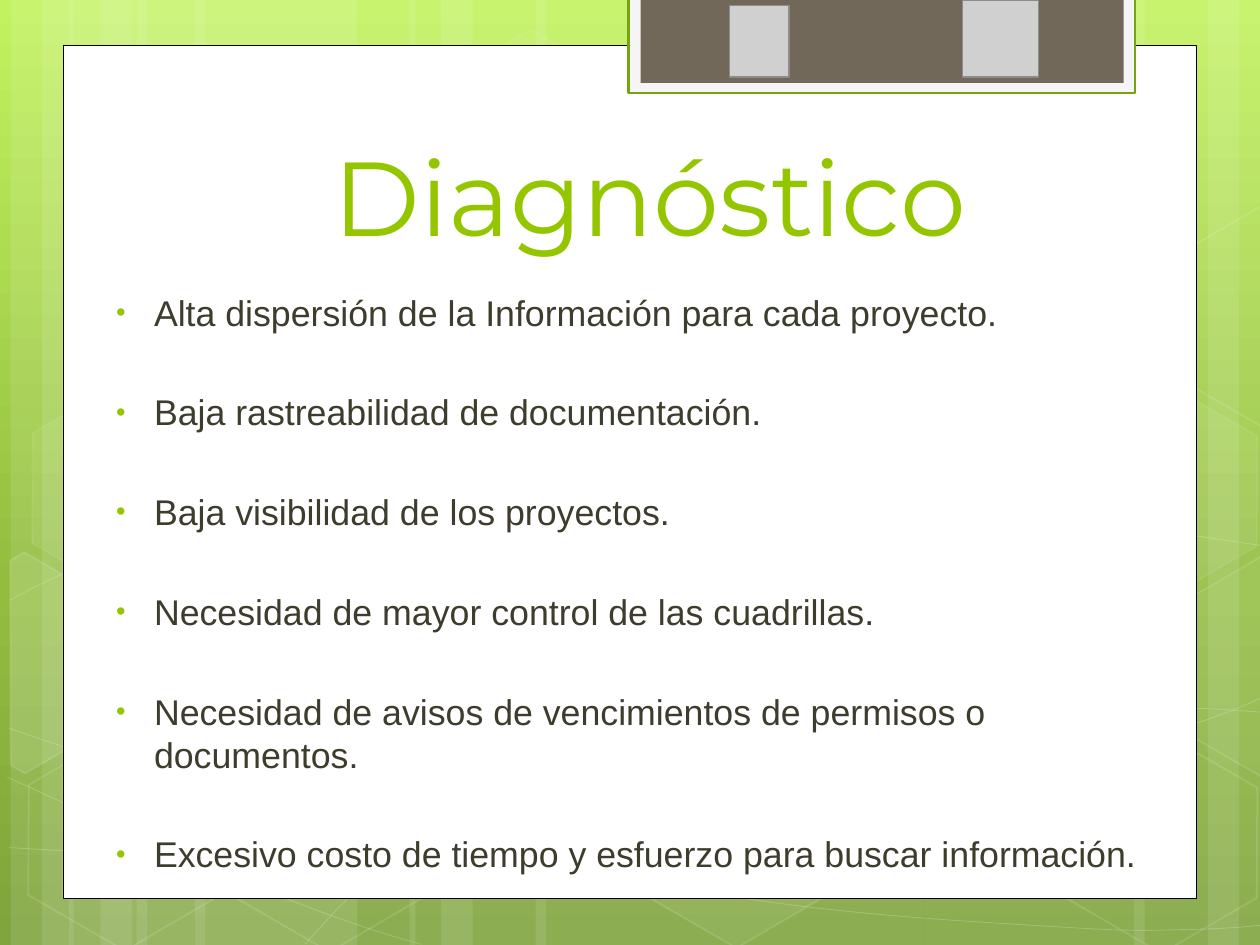
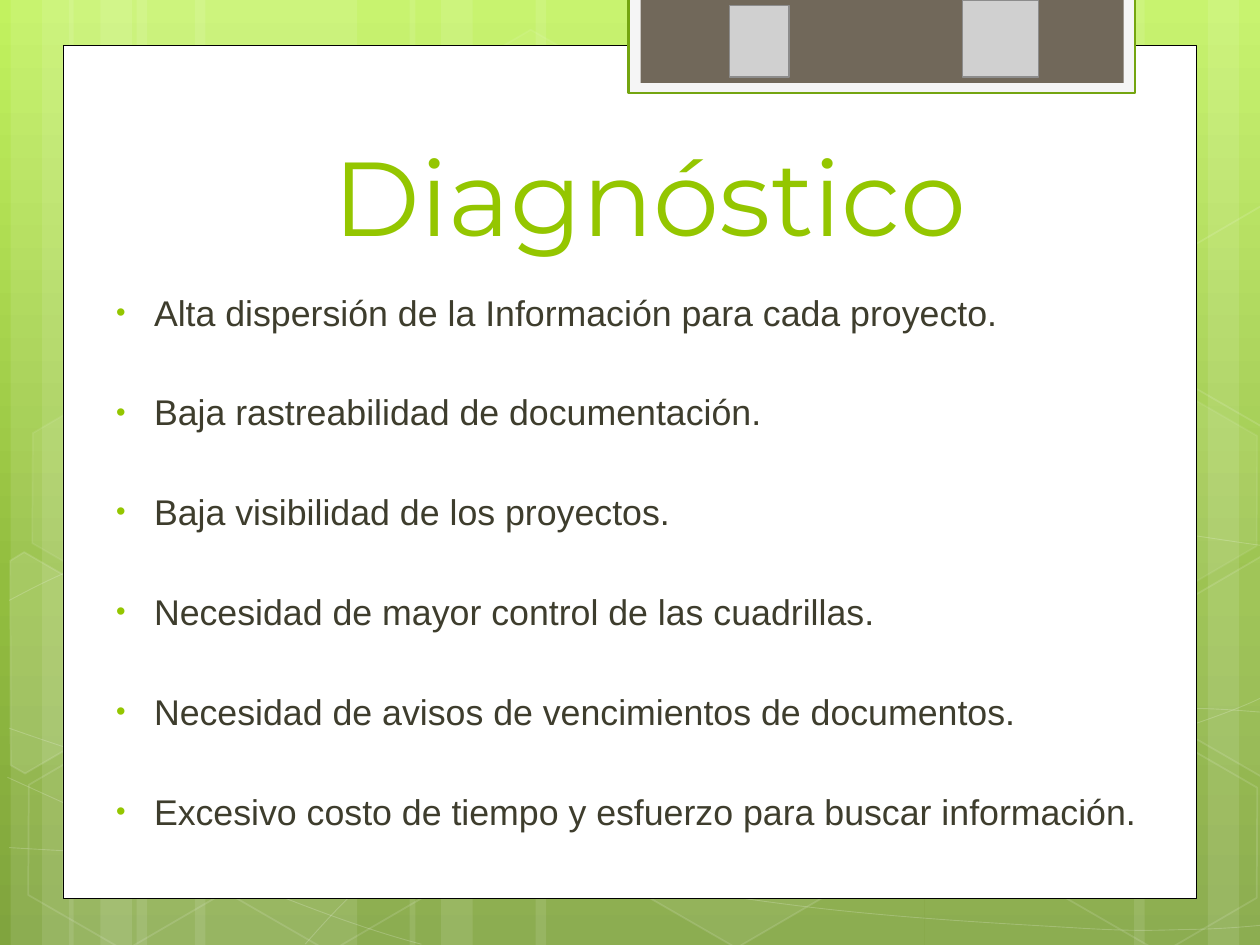
Before and after one commit to ptissera/habilitacion-profesional-2012-4k4, a slide deck: slide 5 of Documentacion/Proyecto/ExposicionRegularidad.pptx. Drawn at 1260x945 pixels with LibreOffice and Linux fonts; fonts in the diff are those of the drawing; grey boxes stand for pictures. Boxes give left, top, right and bottom in pixels: in the first picture for what was removed or moved away, otherwise in the second. Text is boxed around its words. In the diff, an @@ line names an element or a change of style, - is before the commit and + after.

```diff
--- a/Documentacion/Proyecto/ExposicionRegularidad.pptx
+++ b/Documentacion/Proyecto/ExposicionRegularidad.pptx
@@ text at (x1=154, y1=699, x2=1015, y2=726): text changed @@
-  • Necesidad de avisos de vencimientos de permisos o documentos.
+  • Necesidad de avisos de vencimientos de documentos.
```
Also in this commit, not shown: 1 other slide changed.
